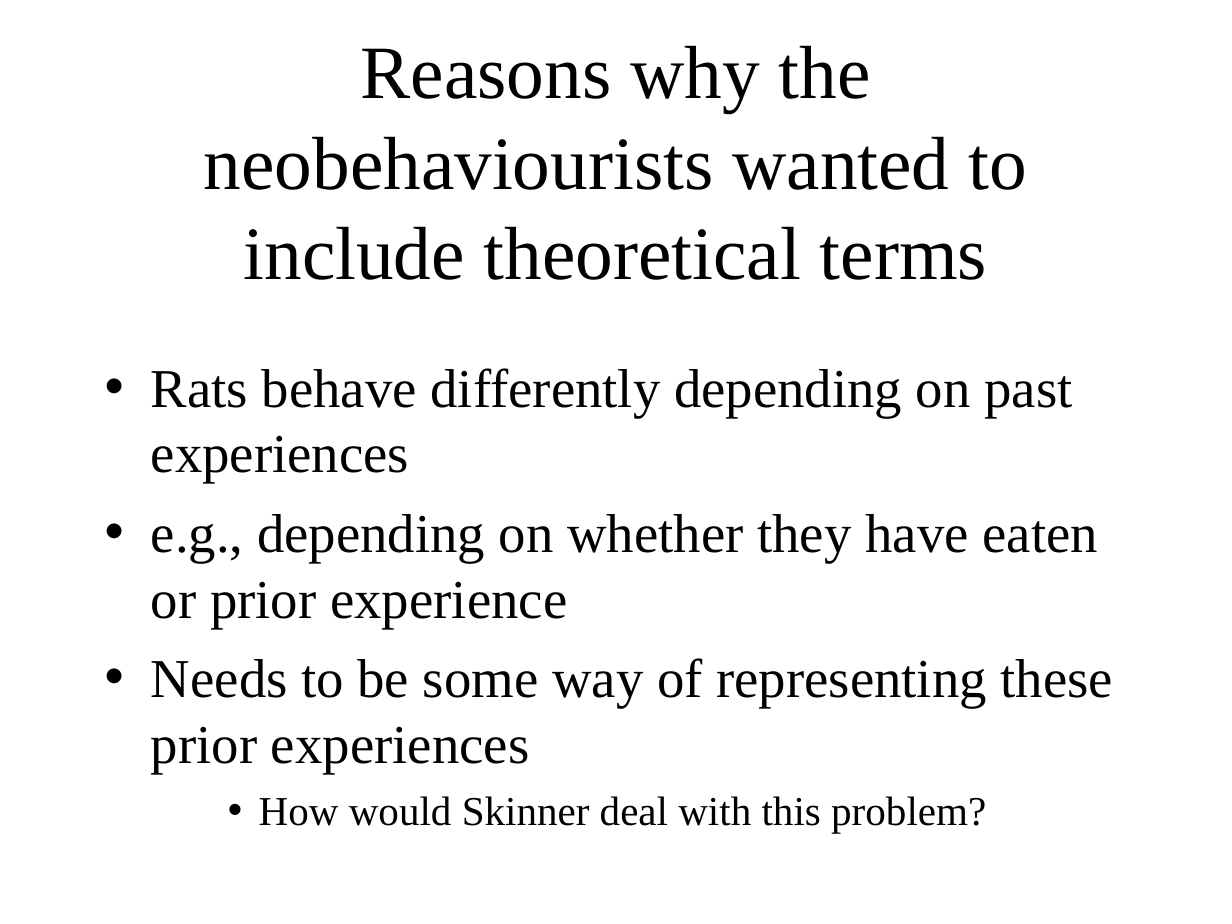
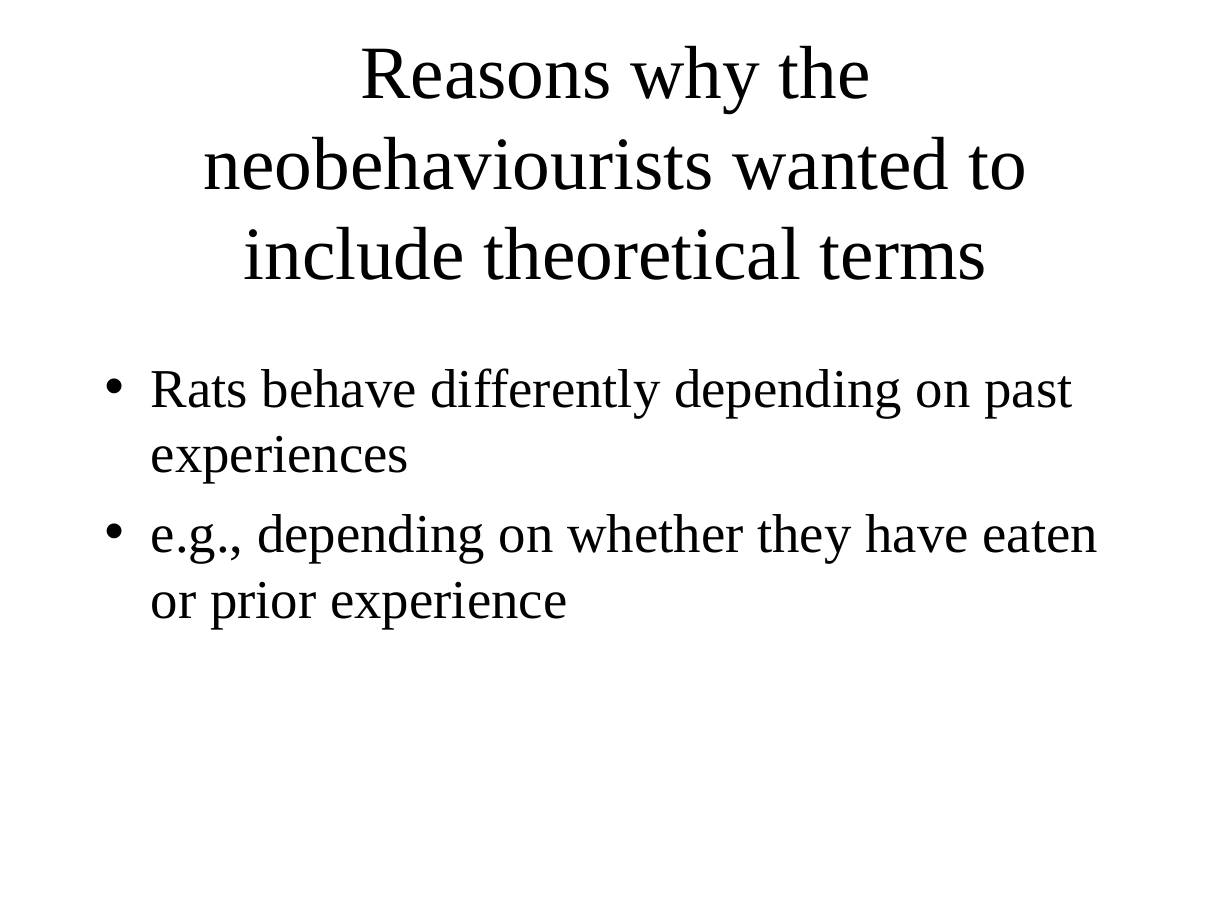
Before and after one commit to ajwills72/critical-thinking, a slide deck: slide 20 of src/behaviourism.odp (slide 24 before the commit). Drawn at 1232x924 pixels with LibreOffice and Linux fonts; fonts in the diff are those of the drawing. Boxes give left, top, right and bottom in pixels: in the first picture for what was removed or moved away, otherwise in the second. Text is boxed around its words. In the diff, an @@ line names an element or a change of style, - is before the commit and + after.

```diff
--- a/src/behaviourism.odp
+++ b/src/behaviourism.odp
@@ text at bbox=[151, 658, 1113, 833]: paragraphs removed @@
-• Needs to be some way of representing these prior experiences
-    • How would Skinner deal with this problem?
```
Also in this commit, not shown: 8 other slides changed, 7 slides removed, 1 other file.
